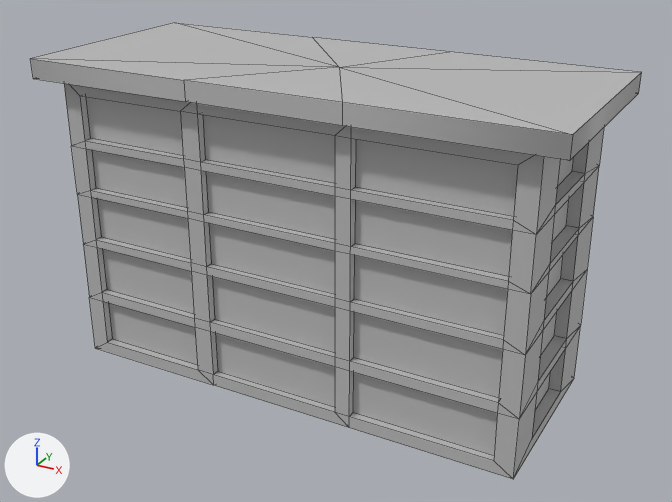
One commit to the FBX model Assets/Meshes/Building_Large_Side_001.fbx: the scene before it, then after it.
Camera for both pictures: a 50 mm camera at (52.9, -42.9, 97.0) aimed at (1.3, 51.0, 50.1). Arrows for +X, +Y and +Z are at lower left; the lights stay in place. Mesh edges are drawn as thin lines. Where no turn or scale is listed for an object, it has been applied to the vertices.

The older version as bpy lines, for what is in view:
```python
me_mesh = bpy.data.meshes.new('Mesh')
me_mesh.from_pydata(...)  # 370 vertices, 396 faces; spans x -33.0..33.0, y -14.0..14.0, z -20.0..20.0
me_mesh.materials.append(mat_lambert1)  # grey #bcbcbc
ob_building_large_side_001 = bpy.data.objects.new('Building_Large_Side_001', me_mesh)
ob_building_large_side_001.location = (-0.3, 51.6, 53.1)
```
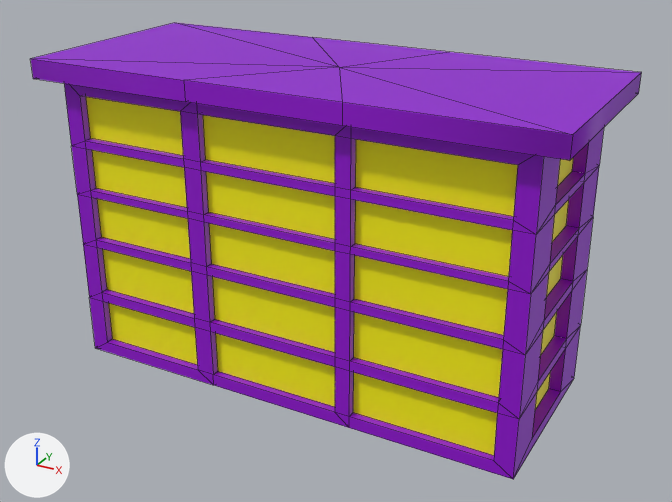
The newer file is also turned or shifted as a whole; pictures and numbers use the older file's frame.

What the commit changed:
Material 'Windows' (mat_windows) is new.
Its base color is (1.0, 0.929, 0.0) (yellow #fff700).
Material 'MainBuilding' (mat_mainbuilding) is new.
Its base color is (0.29, 0.0, 0.663) (purple #9300d5).
me_mesh has 370 vertices, 396 faces and spans x -33.0..33.0, y -14.0..14.0, z -20.0..20.0.
me_mesh is used by ob_building_large_side_001; location (-0.3, 51.6, 53.1).
me_mesh part 1: 356 of the faces centred in x -33.0..33.0, y -14.0..14.0, z -20.0..20.0 switch from mat_lambert1 (grey #bcbcbc) to mat_mainbuilding (purple #9300d5).
me_mesh part 2: all 40 faces centred in x -28.5..28.5, y -11.0..11.0, z -15.3..12.9 switch from mat_lambert1 (grey #bcbcbc) to mat_windows (yellow #fff700).

What differs and where, as boxes (x1, y1, x2, y2) in the pictures (672 x 502 px):
part 1 of me_mesh, recoloured (grey to purple)
    both: (31, 23, 642, 479)
part 2 of me_mesh, recoloured (grey to yellow)
    both: (86, 97, 573, 455)
